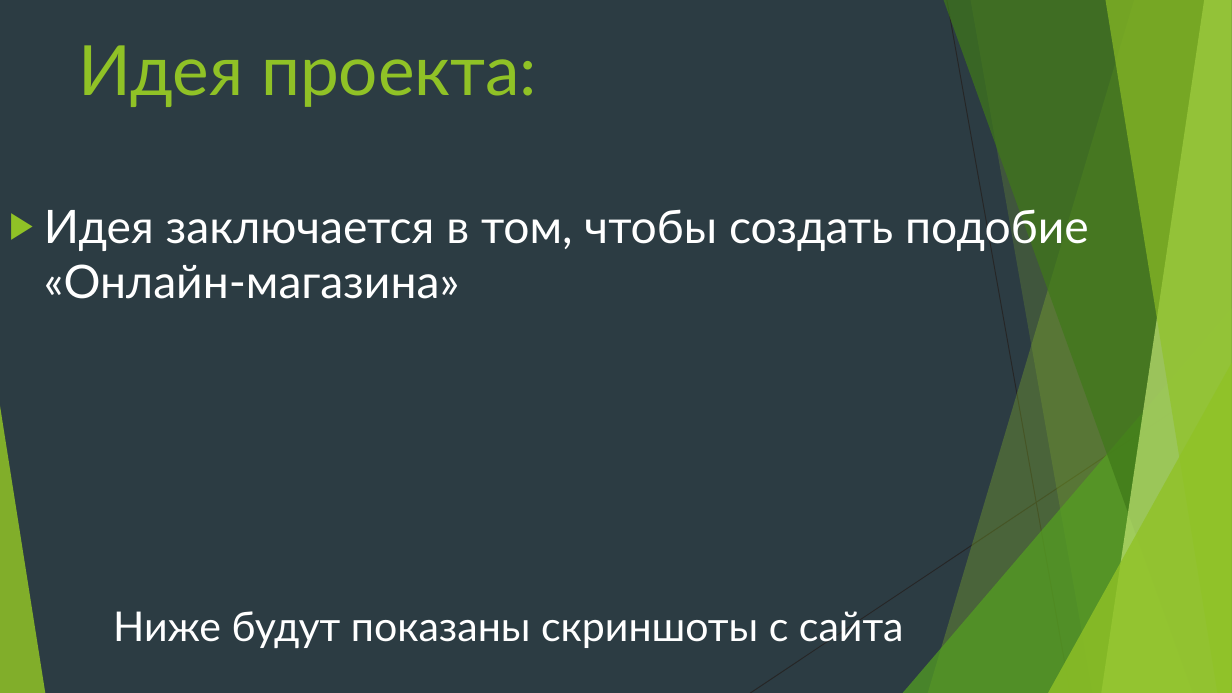
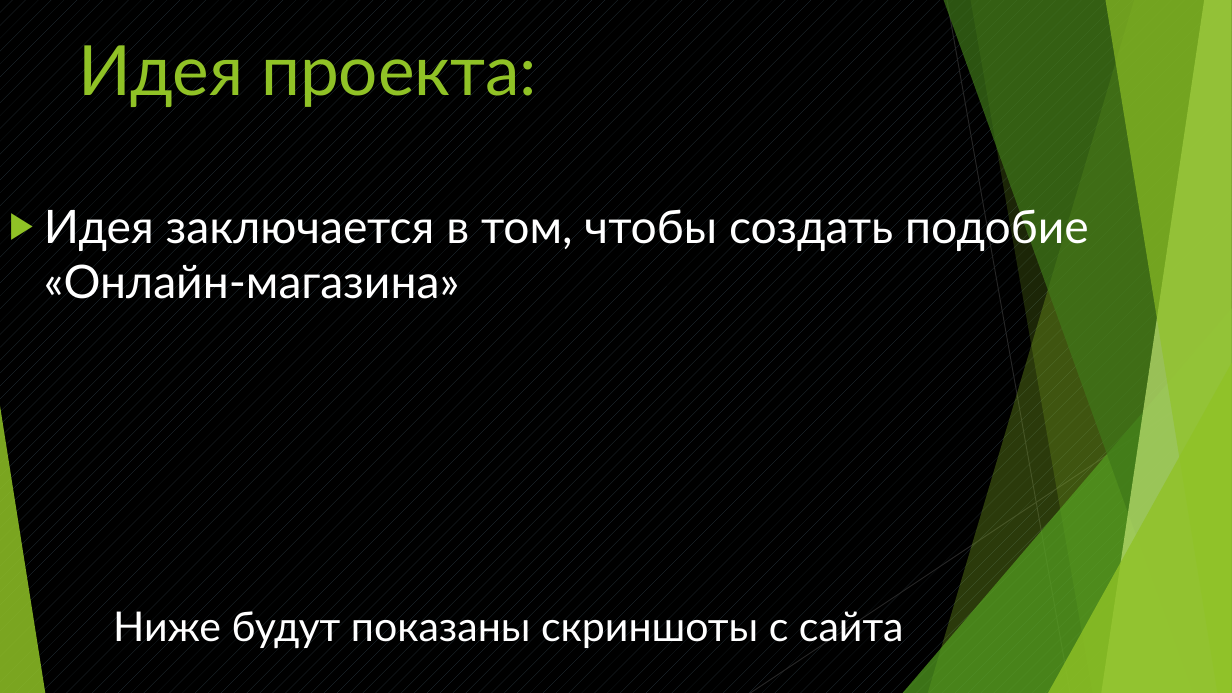
Before and after one commit to Makson157/WEB_Project_-, a slide deck: slide 2 of Проект онлайн магазин.pptx. Drawn at 1232x693 pixels with LibreOffice and Linux fonts; fonts in the diff are those of the drawing. Boxes give left, top, right and bottom in pixels: in the first picture for what was removed or moved away, otherwise in the second. Text is boxed around its words. In the diff, an @@ line names an element or a change of style, - is before the commit and + after.

```diff
--- a/Проект онлайн магазин.pptx
+++ b/Проект онлайн магазин.pptx
@@ background #2C3C43 to pattern #2C3C43 on #000000 @@
```
Also in this commit, not shown: 3 other slides changed, 1 slide removed.
